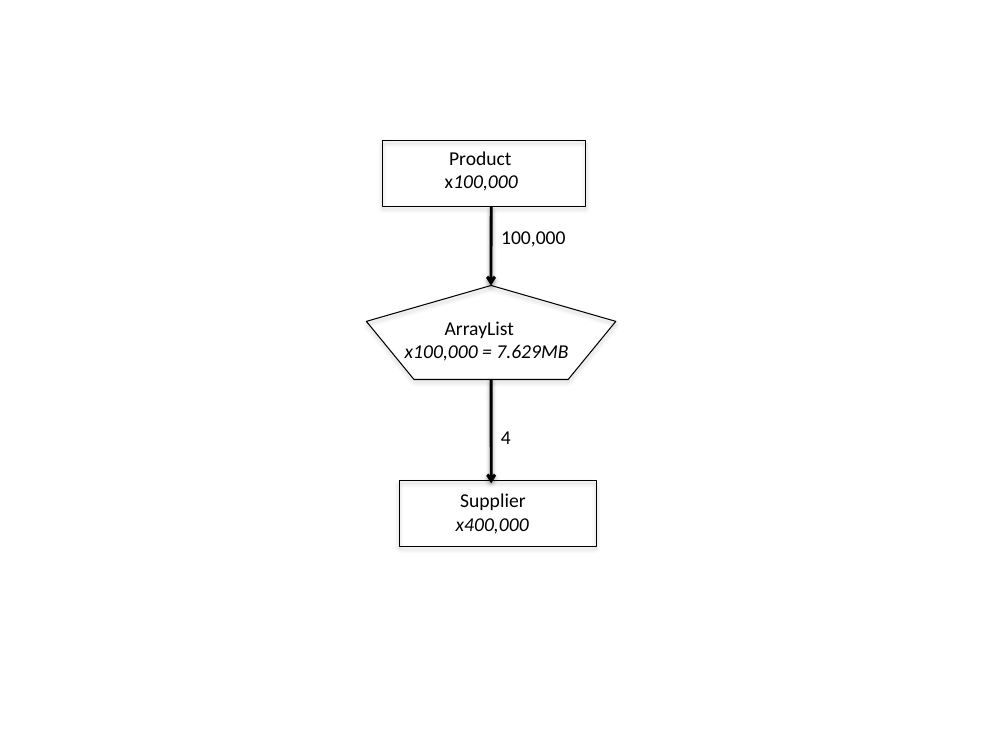
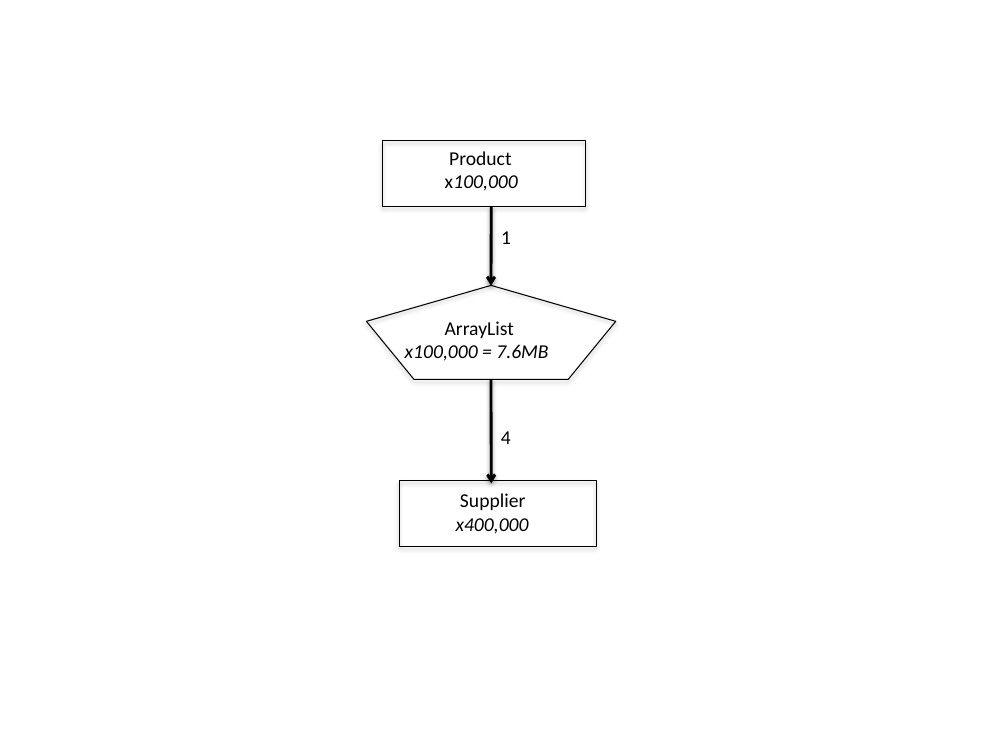
Before and after one commit to TheRuncibleTuner/bloatbook, a slide deck: slide 1 of part1/Figures/collections/product-arraylist.pptx. Drawn at 1008x756 pixels with LibreOffice and Linux fonts; fonts in the diff are those of the drawing. Boxes give left, top, right and bottom in pixels: in the first picture for what was removed or moved away, otherwise in the second. Text is boxed around its words. In the diff, an @@ line names an element or a change of style, - is before the commit and + after.

```diff
--- a/part1/Figures/collections/product-arraylist.pptx
+++ b/part1/Figures/collections/product-arraylist.pptx
@@ text removed at [501, 231, 565, 247] @@
-100,000
@@ text added at [501, 231, 511, 244], 14 pt, text #000000 @@
+1
@@ text at [405, 344, 548, 361]: text changed @@
-x100,000 = 7.629MB
+x100,000 = 7.6MB
```
Also in this commit, not shown: 24 other files.
